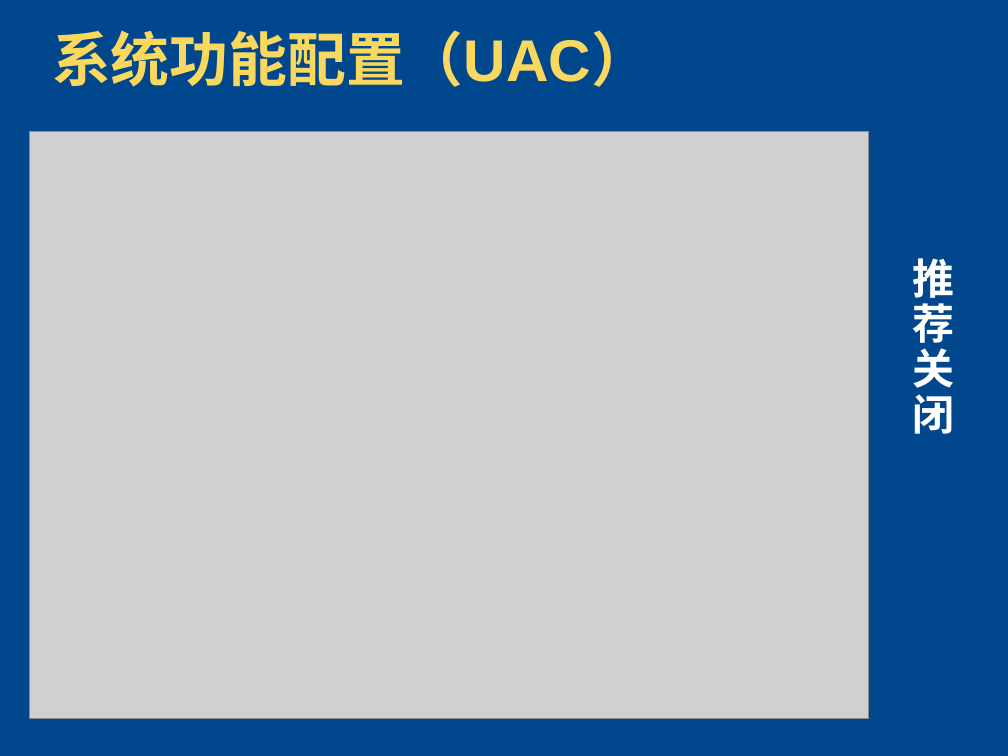
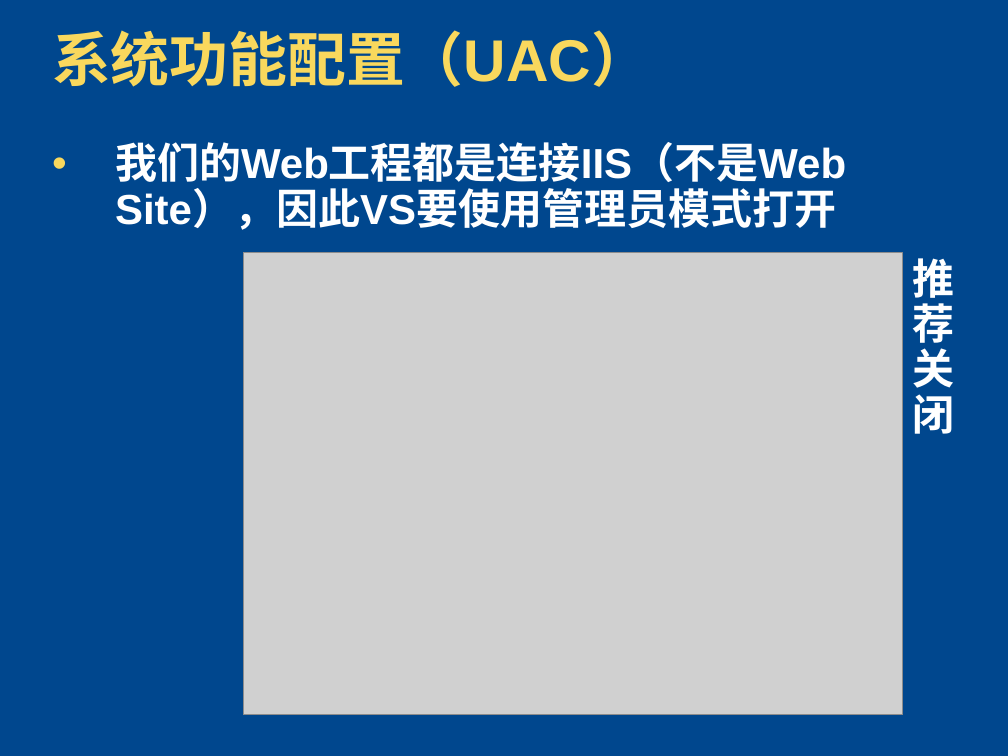
Before and after one commit to zhshen/AK47Documents, a slide deck: slide 9 of 平台开发培训/01-MCS.Framework Dev-Environment.pptx (slide 7 before the commit). Drawn at 1008x756 pixels with LibreOffice and Linux fonts; fonts in the diff are those of the drawing; grey boxes stand for pictures; background and template pictures are left out. Boxes give left, top, right and bottom in pixels: in the first picture for what was removed or moved away, otherwise in the second. Text is boxed around its words. In the diff, an @@ line names an element or a change of style, - is before the commit and + after.

Commit message:
调整配置文档的一些示例。按照最新的版本来配置。

```diff
--- a/平台开发培训/01-MCS.Framework Dev-Environment.pptx
+++ b/平台开发培训/01-MCS.Framework Dev-Environment.pptx
@@ text added at bbox=[115, 142, 846, 230], 30 pt, text #FFFFFF, bold @@
+• 我们的Web工程都是连接IIS（不是Web Site），因此VS要使用管理员模式打开
@@ picture: place and size @@
-picture at bbox=[30, 131, 869, 719]
+picture at bbox=[243, 253, 902, 715]
```
Also in this commit, not shown: 8 other slides changed, 8 slides added.
